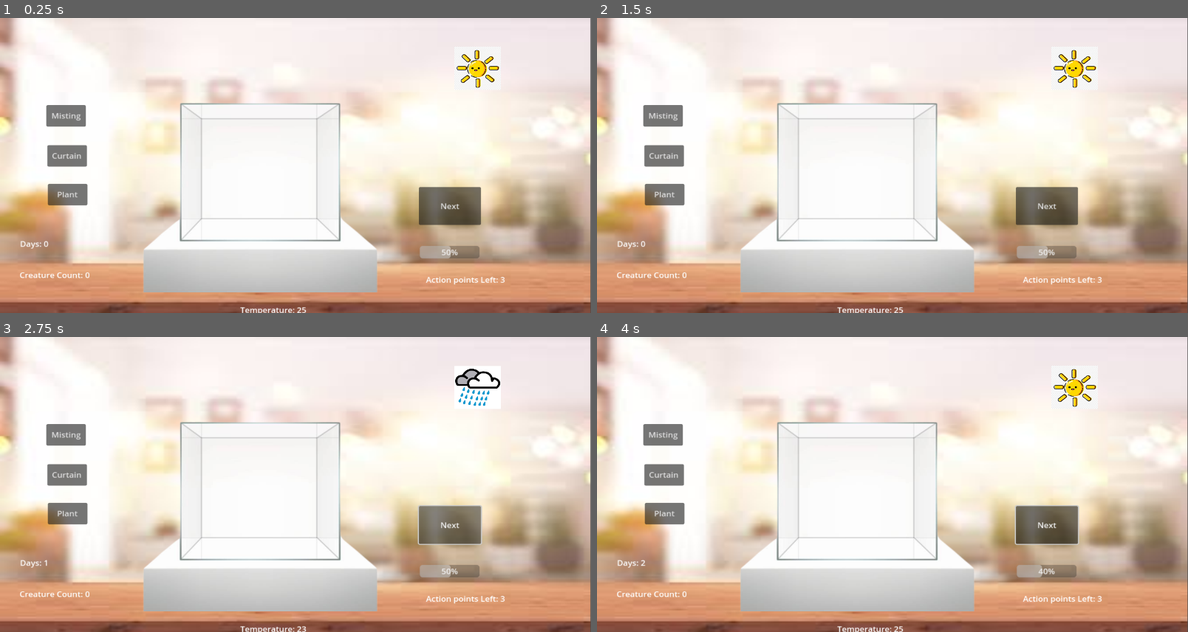
Above: before the commit, frames 1-4 (two rows, left to right).
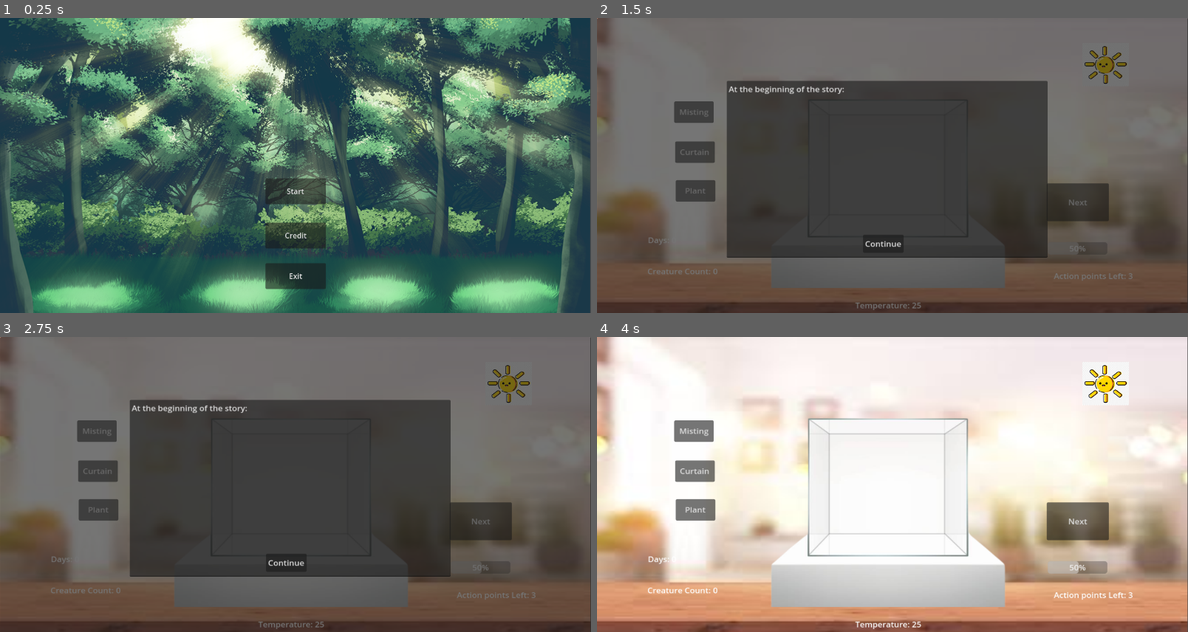
Above: after the commit, the same moments.

Repository: Dh-ux/GRL-Project
Game: Godot game, scene res://StartMenu.tscn
Two runs of this game, one before a commit and one after it. Both use one fixed random seed, a clock stepped at 60 frames per second and the inputs below. Before the commit the project starts from res://Ecosystem.tscn.
Inputs (mouse positions are in pixels of both pictures, inside the frame that each line leads up to):
- Up to frame 1 (0.25 s): no input
- Up to frame 2 (1.5 s): click (892, 236) at 0.5 s, where only the run after the commit has a clickable "Credit"; click (892, 192) at 1.25 s, where only the run after the commit has a clickable "Start"
- Up to frame 3 (2.75 s): click "Next" at 2 s
- Up to frame 4 (4 s): click "Next" at 2.75 s; click (880, 564) at 3.5 s, where only the run after the commit has a clickable "Continue"

The runs differ from the first frame. In frame 1, 98% of the frame differs, in the area x 0-100%, y 0-100%; in frame 2, 99%; in frame 3, 99%; in frame 4, 13%.

Commit message:
start and end menu

Diff:
--- a/Ecosystem.tscn
+++ b/Ecosystem.tscn
@@ -15,76 +15,76 @@
 texture = ExtResource("2_y87am")
 
 [node name="Bottle" type="Sprite2D" parent="."]
-position = Vector2(505.239, 338.324)
+position = Vector2(565.057, 329.994)
 scale = Vector2(1.05287, 1)
 texture = ExtResource("3_opgfq")
 
 [node name="Weather" type="Sprite2D" parent="."]
-position = Vector2(928.467, 108)
+position = Vector2(988.284, 99.6698)
 scale = Vector2(0.401932, 0.411111)
 texture = ExtResource("4_0qht8")
 
 [node name="MistingSystemButton" type="Button" parent="."]
-offset_left = 90.0
-offset_top = 187.0
-offset_right = 167.0
-offset_bottom = 233.0
+offset_left = 149.817
+offset_top = 178.67
+offset_right = 226.817
+offset_bottom = 224.67
 text = "Misting"
 
 [node name="OpenCurtainsButton" type="Button" parent="."]
-offset_left = 92.0
-offset_top = 273.0
-offset_right = 169.0
-offset_bottom = 319.0
+offset_left = 151.818
+offset_top = 264.67
+offset_right = 228.818
+offset_bottom = 310.67
 text = "Curtain"
 
 [node name="PlantButton" type="Button" parent="."]
-offset_left = 93.0
-offset_top = 356.0
-offset_right = 170.0
-offset_bottom = 402.0
+offset_left = 152.818
+offset_top = 347.67
+offset_right = 229.818
+offset_bottom = 393.67
 text = "Plant"
 
 [node name="TemperatureLabel" type="Label" parent="."]
-offset_left = 467.0
-offset_top = 615.0
-offset_right = 587.0
-offset_bottom = 641.0
-text = "Temperature: 1"
+offset_left = 501.651
+offset_top = 605.425
+offset_right = 630.651
+offset_bottom = 631.425
+text = "Temperature: 25"
 
 [node name="DaysLabel" type="Label" parent="."]
-offset_left = 39.0
-offset_top = 473.0
-offset_right = 159.0
-offset_bottom = 499.0
-text = "Day: 1"
+offset_left = 98.8175
+offset_top = 464.67
+offset_right = 218.817
+offset_bottom = 490.67
+text = "Day: 0"
 
 [node name="CreatureCountLabel" type="Label" parent="."]
-offset_left = 38.0
-offset_top = 540.0
-offset_right = 191.0
-offset_bottom = 566.0
-text = "Creature Count: 1"
+offset_left = 97.8175
+offset_top = 531.67
+offset_right = 250.817
+offset_bottom = 557.67
+text = "Creature Count: 0"
 
 [node name="HumidityProgressBar" type="ProgressBar" parent="."]
-offset_left = 816.0
-offset_top = 489.0
-offset_right = 932.0
-offset_bottom = 516.0
+offset_left = 875.818
+offset_top = 480.67
+offset_right = 991.818
+offset_bottom = 507.67
 
 [node name="NextDayButton" type="Button" parent="."]
-offset_left = 814.0
-offset_top = 363.0
-offset_right = 935.0
-offset_bottom = 444.0
+offset_left = 873.818
+offset_top = 354.67
+offset_right = 994.818
+offset_bottom = 435.67
 text = "Next"
 
 [node name="Action_pointsLabel" type="Label" parent="."]
-offset_left = 828.0
-offset_top = 550.0
-offset_right = 868.0
-offset_bottom = 576.0
-text = "4"
+offset_left = 887.818
+offset_top = 541.67
+offset_right = 1028.82
+offset_bottom = 567.67
+text = "Action points Left:"
 
 [node name="PlantPanel" type="Panel" parent="."]
 visible = false
@@ -109,6 +109,26 @@
 offset_bottom = 70.0
 text = "bush"
 
+[node name="GuidePanel" type="Panel" parent="."]
+offset_right = 1149.0
+offset_bottom = 647.0
+
+[node name="TextEdit" type="TextEdit" parent="GuidePanel"]
+layout_mode = 0
+offset_left = 252.172
+offset_top = 134.539
+offset_right = 876.172
+offset_bottom = 514.539
+text = "At the beginning of the story: "
+
+[node name="Continue" type="Button" parent="GuidePanel"]
+layout_mode = 0
+offset_left = 517.0
+offset_top = 465.0
+offset_right = 592.0
+offset_bottom = 504.0
+text = "Continue"
+
 [connection signal="pressed" from="MistingSystemButton" to="." method="_on_misting_system_button_pressed"]
 [connection signal="pressed" from="OpenCurtainsButton" to="." method="_on_open_curtains_button_pressed"]
 [connection signal="pressed" from="PlantButton" to="." method="_on_plant_button_pressed"]
@@ -120,3 +140,4 @@
 [connection signal="ready" from="Action_pointsLabel" to="." method="_on_action_points_label_ready"]
 [connection signal="pressed" from="PlantPanel/flower" to="." method="_on_flower_pressed"]
 [connection signal="pressed" from="PlantPanel/bush" to="." method="_on_bush_pressed"]
+[connection signal="pressed" from="GuidePanel/Continue" to="." method="_on_continue_pressed"]
--- /dev/null
+++ b/StartMenu.tscn
@@ -0,0 +1,37 @@
+[gd_scene load_steps=3 format=3 uid="uid://b50oaplnp1dkc"]
+
+[ext_resource type="Script" path="res://resource/Script/StartMenu.gd" id="1_fah51"]
+[ext_resource type="Texture2D" uid="uid://8sarfw7el1lj" path="res://resource/sprites/Background/StartMenu.png" id="2_vvm7b"]
+
+[node name="StartMenu" type="Node2D"]
+script = ExtResource("1_fah51")
+
+[node name="Sprite2D" type="Sprite2D" parent="."]
+position = Vector2(638, 350)
+scale = Vector2(1.00078, 1.00139)
+texture = ExtResource("2_vvm7b")
+
+[node name="Start" type="Button" parent="."]
+offset_left = 575.0
+offset_top = 348.0
+offset_right = 706.0
+offset_bottom = 404.0
+text = "Start"
+
+[node name="Credit" type="Button" parent="."]
+offset_left = 575.0
+offset_top = 444.0
+offset_right = 706.0
+offset_bottom = 500.0
+text = "Credit"
+
+[node name="Exit" type="Button" parent="."]
+offset_left = 575.0
+offset_top = 532.0
+offset_right = 706.0
+offset_bottom = 588.0
+text = "Exit"
+
+[connection signal="pressed" from="Start" to="." method="_on_start_pressed"]
+[connection signal="pressed" from="Credit" to="." method="_on_credit_pressed"]
+[connection signal="pressed" from="Exit" to="." method="_on_exit_pressed"]
--- a/bugs.tscn
+++ b/bugs.tscn
@@ -1,10 +1,10 @@
 [gd_scene load_steps=3 format=3 uid="uid://doicsic8vqie2"]
 
 [ext_resource type="Texture2D" uid="uid://ddoq5ltqe4wyb" path="res://icon.svg" id="1_1mple"]
-[ext_resource type="Script" path="res://bugs.gd" id="2_7iit4"]
+[ext_resource type="Script" path="res://resource/bugs.gd" id="2_wxnl7"]
 
 [node name="bugs" type="Sprite2D"]
 position = Vector2(291, 429)
 scale = Vector2(0.5, 0.472)
 texture = ExtResource("1_1mple")
-script = ExtResource("2_7iit4")
+script = ExtResource("2_wxnl7")
--- /dev/null
+++ b/gameover.tscn
@@ -0,0 +1,22 @@
+[gd_scene load_steps=3 format=3 uid="uid://uatt7ck6810b"]
+
+[ext_resource type="Texture2D" uid="uid://cbkjkyjulqyel" path="res://resource/sprites/Background/gameover.jpg" id="1_6g0n7"]
+[ext_resource type="Script" path="res://resource/Script/gameover.gd" id="1_6o7rn"]
+
+[node name="gameover" type="Node2D"]
+script = ExtResource("1_6o7rn")
+
+[node name="Sprite2D" type="Sprite2D" parent="."]
+position = Vector2(639, 324.5)
+scale = Vector2(4.26, 3.245)
+texture = ExtResource("1_6g0n7")
+
+[node name="Button" type="Button" parent="."]
+offset_left = 501.0
+offset_top = 445.0
+offset_right = 697.0
+offset_bottom = 541.0
+theme_override_font_sizes/font_size = 32
+text = "Restart"
+
+[connection signal="pressed" from="Button" to="." method="_on_button_pressed"]
--- a/project.godot
+++ b/project.godot
@@ -11,7 +11,7 @@
 [application]
 
 config/name="GRL"
-run/main_scene="res://Ecosystem.tscn"
+run/main_scene="res://StartMenu.tscn"
 config/features=PackedStringArray("4.1", "GL Compatibility")
 config/icon="res://icon.svg"
 
--- a/resource/Script/Ecosystem.gd
+++ b/resource/Script/Ecosystem.gd
@@ -69,11 +69,19 @@
 	elif weather == Weather.RAINY:
 		temperature -= 2
 		$Weather.texture = load("res://resource/sprites/Background/rainy.png")
+
+	if days == 3:
+		if creature_count < 6:
+			game_over()
 #	temperature = randf_range(temperature-2, temperature+2)
 #	humidity = randf_range(humidity-10, humidity+10)
 	action_points = 3
 
+
 	updateUI()
+
+func game_over():
+	get_tree().change_scene_to_file("res://gameover.tscn")
 
 func activateMistingSystem():
 	# Increase humidity
@@ -222,3 +230,7 @@
 
 func _on_bush_pressed():
 	placePlant(1)
+
+
+func _on_continue_pressed():
+	$GuidePanel.visible = false
--- /dev/null
+++ b/resource/Script/StartMenu.gd
@@ -0,0 +1,14 @@
+extends Node2D
+
+
+
+func _on_start_pressed():
+	get_tree().change_scene_to_file("res://Ecosystem.tscn")
+
+
+func _on_exit_pressed():
+	get_tree().quit()
+
+
+func _on_credit_pressed():
+	pass # Replace with function body.
--- /dev/null
+++ b/resource/Script/gameover.gd
@@ -0,0 +1,7 @@
+extends Node2D
+
+
+
+
+func _on_button_pressed():
+	get_tree().change_scene_to_file("res://Ecosystem.tscn")
Renamed: bugs.gd -> resource/bugs.gd
Binary file added: resource/sprites/Background/StartMenu.png
Not shown, added: resource/sprites/Background/StartMenu.png.import
Binary file added: resource/sprites/Background/gameover.jpg
Not shown, added: resource/sprites/Background/gameover.jpg.import
